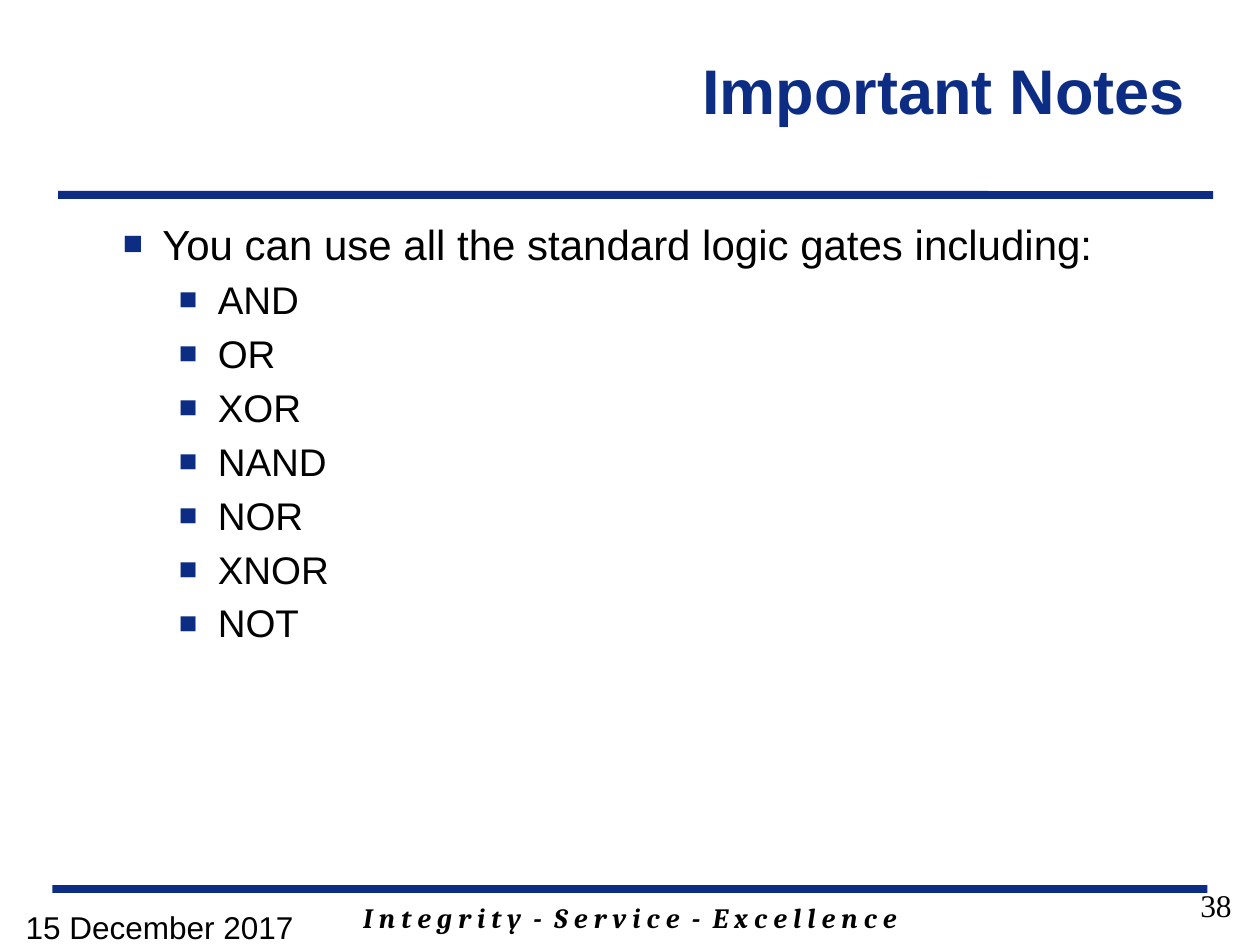
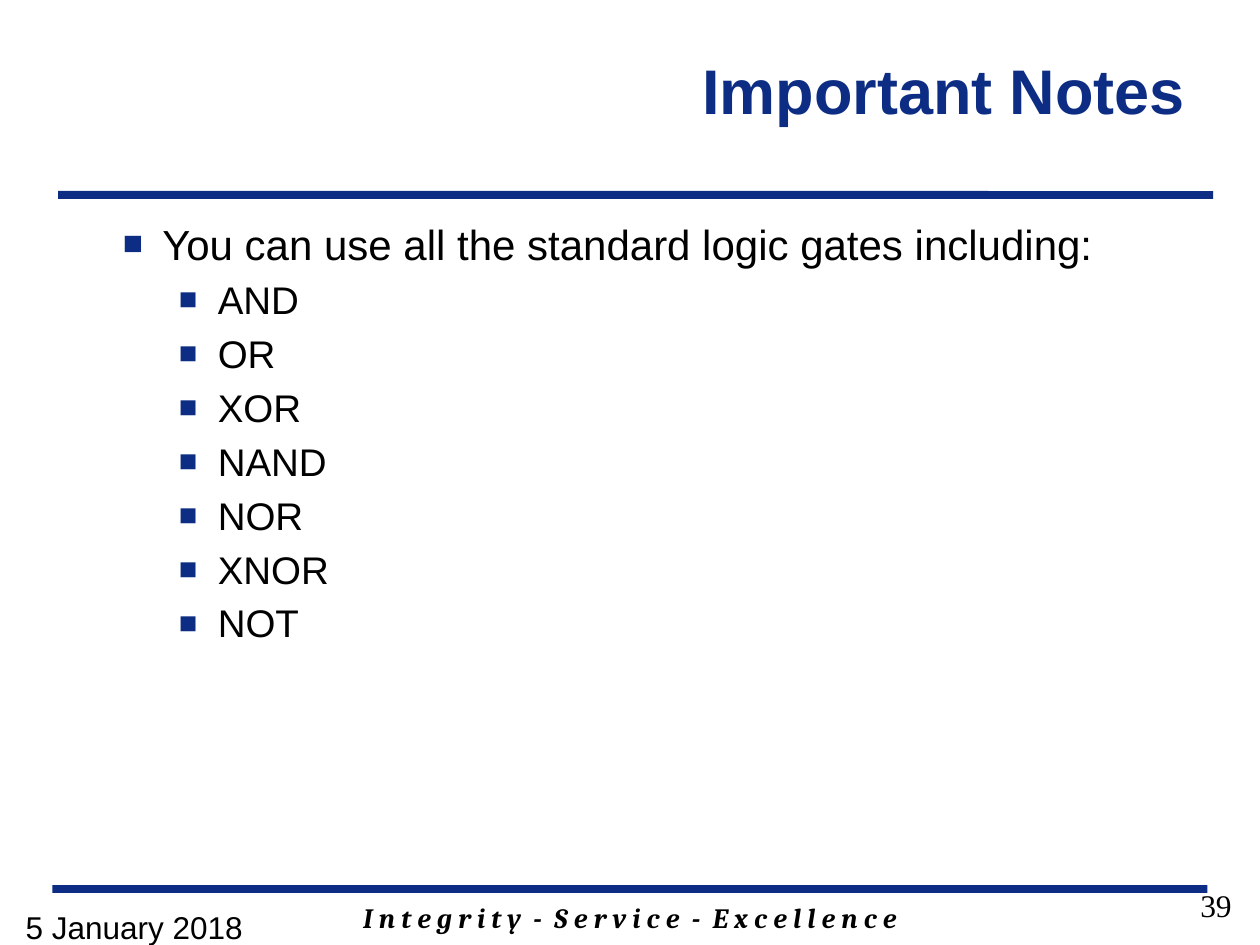
Before and after one commit to GeorgeYork/ECE383_web, a slide deck: slide 39 of lecture/slides/ECE_383_Lec1.pptx (slide 38 before the commit). Drawn at 1260x945 pixels with LibreOffice and Linux fonts; fonts in the diff are those of the drawing; background and template pictures are left out. Boxes give left, top, right and bottom in pixels: in the first picture for what was removed or moved away, otherwise in the second. Text is boxed around its words. In the diff, an @@ line names an element or a change of style, - is before the commit and + after.

```diff
--- a/lecture/slides/ECE_383_Lec1.pptx
+++ b/lecture/slides/ECE_383_Lec1.pptx
@@ page number at [1200, 892, 1231, 918]: text changed @@
-38
+39
@@ text at [26, 917, 243, 945]: text changed @@
-15 December 2017
+5 January 2018
```
Also in this commit, not shown: 4 other slides changed, 3 slides added, 2 slides removed.
